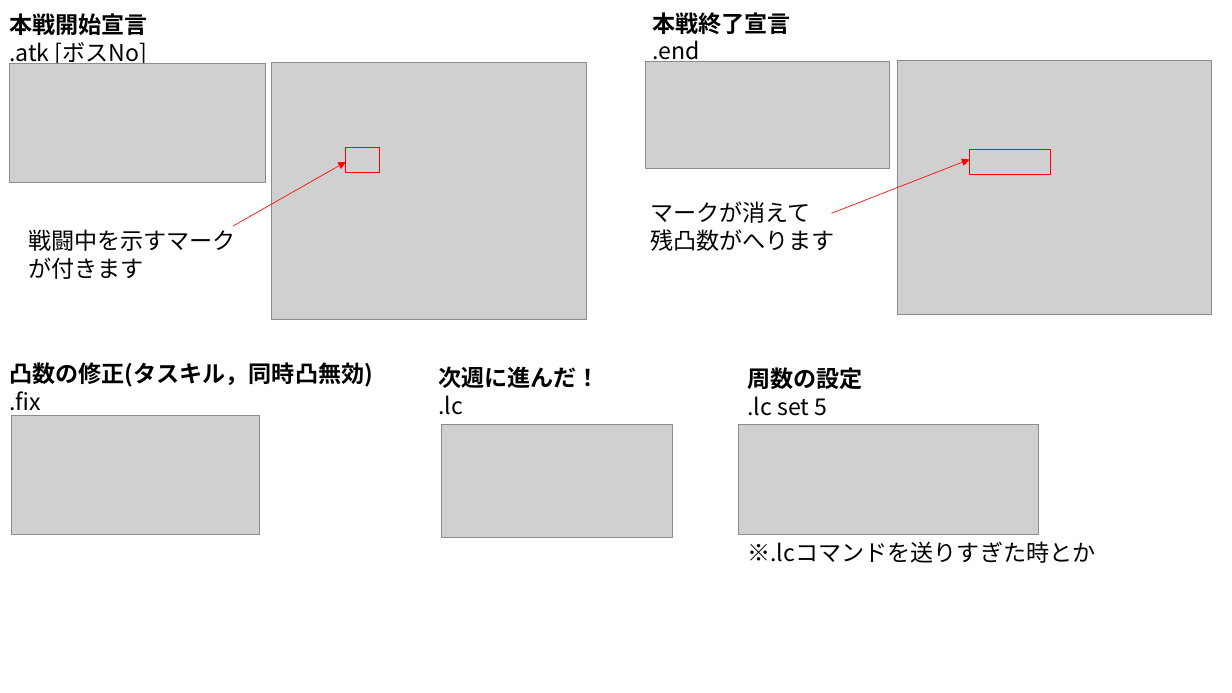
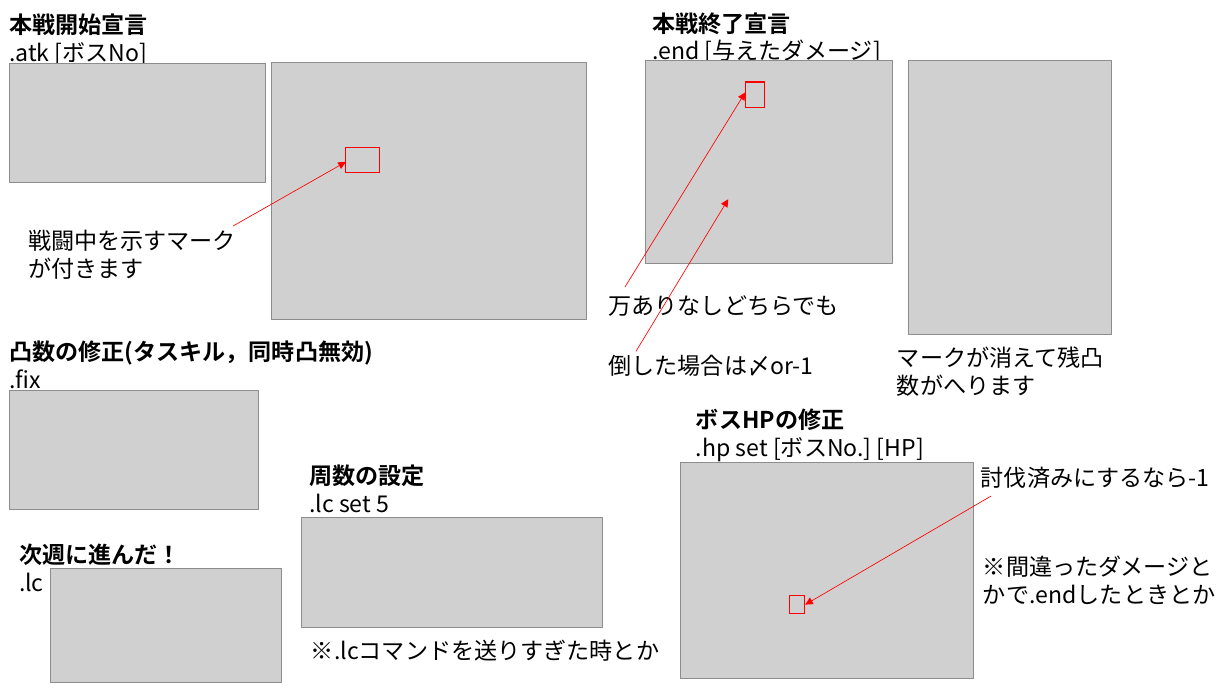
Before and after one commit to UtsumiYoji/Yunibot, a slide deck: slide 3 of コマンド一覧.pptx. Drawn at 1232x693 pixels with LibreOffice and Linux fonts; fonts in the diff are those of the drawing; grey boxes stand for pictures. Boxes give left, top, right and bottom in pixels: in the first picture for what was removed or moved away, otherwise in the second. Text is boxed around its words. In the diff, an @@ line names an element or a change of style, - is before the commit and + after.

```diff
--- a/コマンド一覧.pptx
+++ b/コマンド一覧.pptx
@@ text at (652,39,881,65): text changed @@
-.end
+.end [与えたダメージ]
@@ picture: place and size @@
-picture at (645,61,889,168)
+picture at (645,61,892,264)
@@ rectangle added at (746,82,765,107), outline #FF0000 1 pt @@
@@ picture: place and size @@
-picture at (897,60,1212,314)
+picture at (909,61,1112,335)
@@ arrow moved from (832, 213) - (970, 160) to (625, 287) - (746, 92) @@
@@ rectangle removed at (970,150,1050,175) @@
@@ arrow added from (636, 351) to (728, 200), #FF0000 0.5 pt @@
@@ text added at (609,291,839,320), 18 pt, text #000000 @@
+万ありなしどちらでも
@@ text "凸数の修正(タスキル，同時凸無効)": place and size @@
-text "凸数の修正(タスキル，同時凸無効)" at (9,362,373,416)
+text "凸数の修正(タスキル，同時凸無効)" at (9,340,373,394)
@@ text added at (609,351,814,376), 18 pt, text #000000 @@
+倒した場合は〆or-1
@@ text at (897,346,1104,396): text changed @@
-マークが消えて
-残凸数がへります
+マークが消えて残凸数がへります
@@ picture: place and size @@
-picture at (11,416,260,534)
+picture at (10,391,259,509)
@@ text added at (696,408,924,461), 18 pt, text #000000 @@
+ボスHPの修正
+.hp set [ボスNo.] [HP]
@@ text "周数の設定" rewrapped from (747,367,862,416) to (309,464,424,518) @@
@@ picture added at (681,463,973,679) @@
@@ text added at (981,466,1210,488), 18 pt, text #000000 @@
+討伐済みにするなら-1
@@ arrow added from (991, 496) to (805, 604), #FF0000 0.5 pt @@
@@ text "次週に進んだ！": place and size @@
-text "次週に進んだ！" at (438,366,600,415)
+text "次週に進んだ！" at (19,543,181,592)
@@ picture: place and size @@
-picture at (738,424,1039,534)
+picture at (302,518,603,628)
@@ picture: place and size @@
-picture at (441,424,672,538)
+picture at (51,569,282,683)
@@ text added at (983,555,1215,604), 18 pt, text #000000 @@
+※間違ったダメージとかで.endしたときとか
@@ rectangle added at (789,596,804,615), outline #FF0000 1 pt @@
@@ text "※.lcコマンドを送りすぎた時とか": place and size @@
-text "※.lcコマンドを送りすぎた時とか" at (747,541,1095,563)
+text "※.lcコマンドを送りすぎた時とか" at (311,639,659,661)
```
Also in this commit, not shown: 1 other slide changed, 2 slides added, 6 other files.
